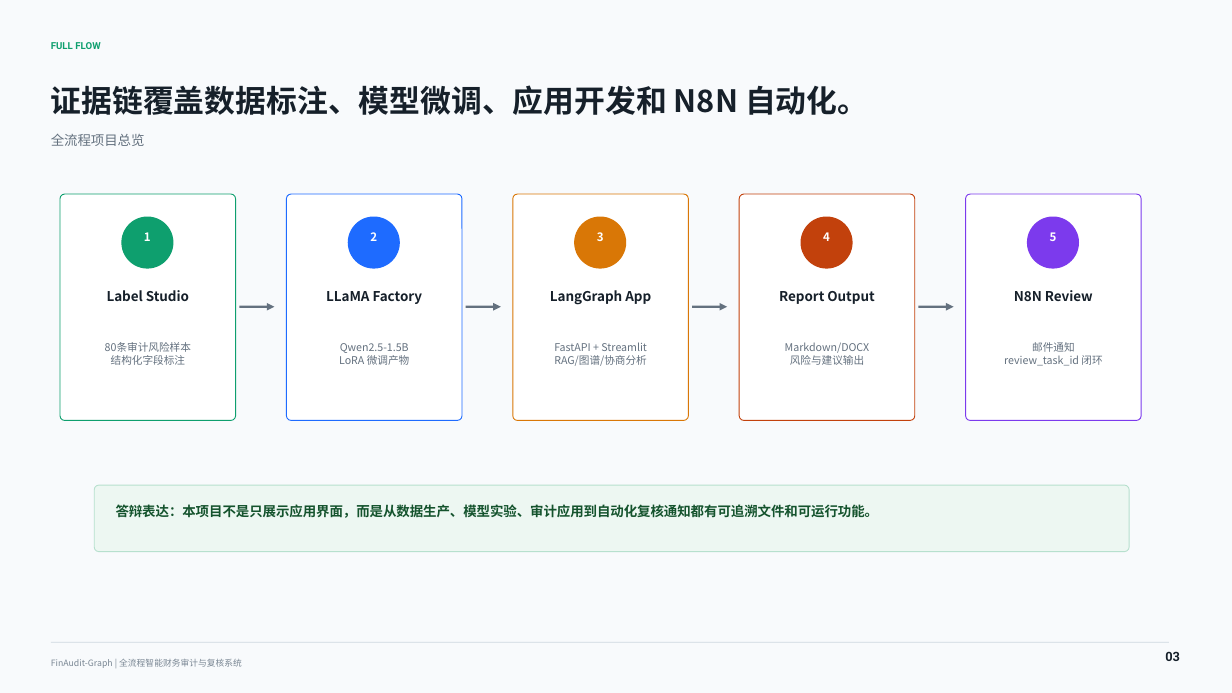
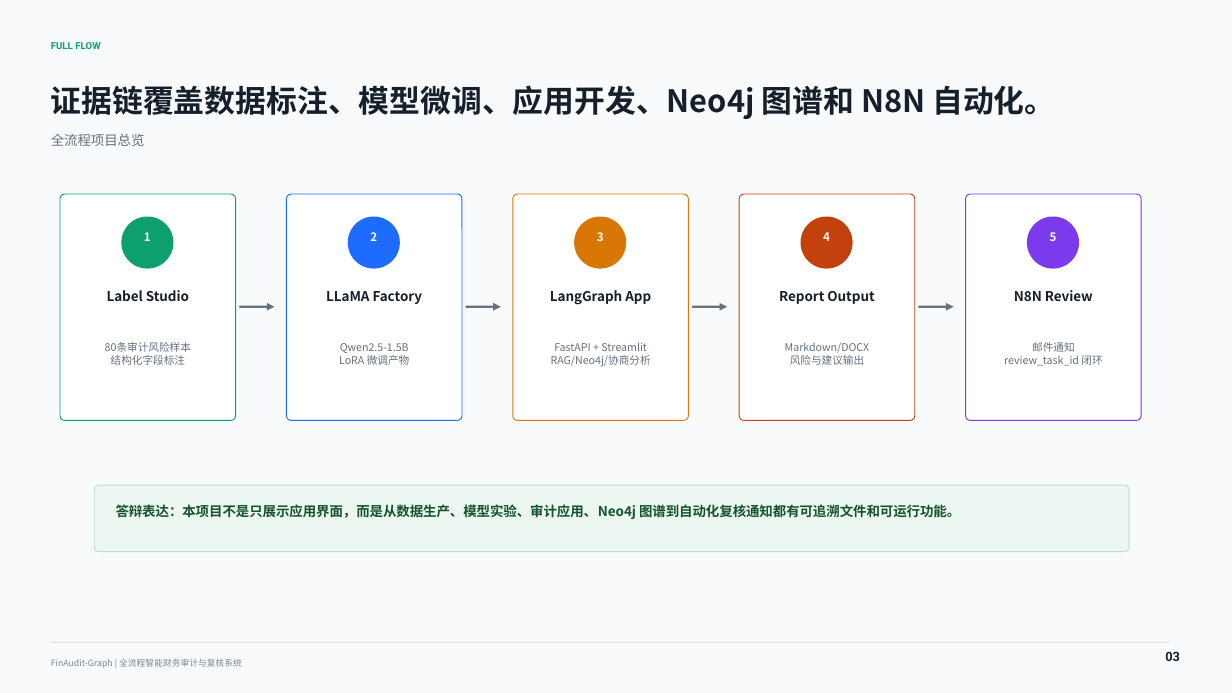
Before and after one commit to water-sashuishui/FinAudit-Graph, a slide deck: slide 3 of docs/defense/finaudit_graph_defense_presentation.pptx. Drawn at 1232x693 pixels with LibreOffice and Linux fonts; fonts in the diff are those of the drawing. Boxes give left, top, right and bottom in pixels: in the first picture for what was removed or moved away, otherwise in the second. Text is boxed around its words. In the diff, an @@ line names an element or a change of style, - is before the commit and + after.

```diff
--- a/docs/defense/finaudit_graph_defense_presentation.pptx
+++ b/docs/defense/finaudit_graph_defense_presentation.pptx
@@ text at <box>51,85,1055,119</box>: text changed @@
-证据链覆盖数据标注、模型微调、应用开发和 N8N 自动化。
+证据链覆盖数据标注、模型微调、应用开发、Neo4j 图谱和 N8N 自动化。
@@ text at <box>551,355,651,367</box>: text changed @@
-RAG/图谱/协商分析
+RAG/Neo4j/协商分析
@@ text at <box>116,504,960,519</box>: text changed @@
-答辩表达：本项目不是只展示应用界面，而是从数据生产、模型实验、审计应用到自动化复核通知都有可追溯文件和可运行功能。
+答辩表达：本项目不是只展示应用界面，而是从数据生产、模型实验、审计应用、Neo4j 图谱到自动化复核通知都有可追溯文件和可运行功能。
```
Also in this commit, not shown: 7 other slides changed, 13 other files.
